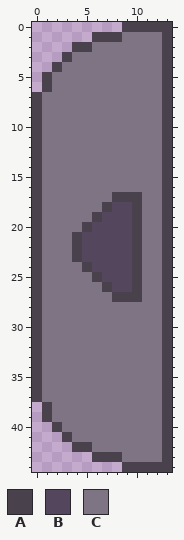
Two states of a pixel-art sprite, srcFolder/public/logButton.png. That is the earlier state.
The file is 140x450 pixels, drawn in blocks of 10x10; one block is one cell here.
Palette (. is transparent): A #49424d  B #54465d  C #7e7484
And afterwards:
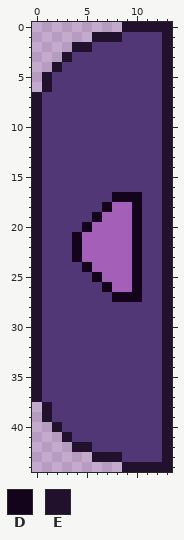
Colours new in this view: D #13041b  E #22112c
Difference:
@@ palette @@
-B #54465d
+B #a460b8
-C #7e7484
+C #523776
@@ x 0..13 @@
- 0 .........AAAAA
- 1 ......AAACCCCA
- 2 ....AACCCCCCCA
- 3 ...ACCCCCCCCCA
- 4 ..ACCCCCCCCCCA
- 5 .ACCCCCCCCCCCA
- 6 .ACCCCCCCCCCCA
- 7 ACCCCCCCCCCCCA
- 8 ACCCCCCCCCCCCA
- 9 ACCCCCCCCCCCCA
-10 ACCCCCCCCCCCCA
-11 ACCCCCCCCCCCCA
-12 ACCCCCCCCCCCCA
-13 ACCCCCCCCCCCCA
-14 ACCCCCCCCCCCCA
-15 ACCCCCCCCCCCCA
-16 ACCCCCCCCCCCCA
-17 ACCCCCCCAAACCA
-18 ACCCCCCABBACCA
-19 ACCCCCABBBACCA
-20 ACCCCABBBBACCA
-21 ACCCABBBBBACCA
-22 ACCCABBBBBACCA
-23 ACCCABBBBBACCA
-24 ACCCCABBBBACCA
-25 ACCCCCABBBACCA
-26 ACCCCCCABBACCA
-27 ACCCCCCCAAACCA
-28 ACCCCCCCCCCCCA
-29 ACCCCCCCCCCCCA
-30 ACCCCCCCCCCCCA
-31 ACCCCCCCCCCCCA
-32 ACCCCCCCCCCCCA
-33 ACCCCCCCCCCCCA
-34 ACCCCCCCCCCCCA
-35 ACCCCCCCCCCCCA
-36 ACCCCCCCCCCCCA
-37 ACCCCCCCCCCCCA
-38 .ACCCCCCCCCCCA
-39 .ACCCCCCCCCCCA
-40 ..ACCCCCCCCCCA
-41 ...ACCCCCCCCCA
-42 ....AACCCCCCCA
-43 ......AAACCCCA
-44 .........AAAAA
+ 0 .........EEEEE
+ 1 ......EEECCCCE
+ 2 ....EECCCCCCCE
+ 3 ...ECCCCCCCCCE
+ 4 ..ECCCCCCCCCCE
+ 5 .ECCCCCCCCCCCE
+ 6 .ECCCCCCCCCCCE
+ 7 ECCCCCCCCCCCCE
+ 8 ECCCCCCCCCCCCE
+ 9 ECCCCCCCCCCCCE
+10 ECCCCCCCCCCCCE
+11 ECCCCCCCCCCCCE
+12 ECCCCCCCCCCCCE
+13 ECCCCCCCCCCCCE
+14 ECCCCCCCCCCCCE
+15 ECCCCCCCCCCCCE
+16 ECCCCCCCCCCCCE
+17 ECCCCCCCDDDCCE
+18 ECCCCCCDBBDCCE
+19 ECCCCCDBBBDCCE
+20 ECCCCDBBBBDCCE
+21 ECCCDBBBBBDCCE
+22 ECCCDBBBBBDCCE
+23 ECCCDBBBBBDCCE
+24 ECCCCDBBBBDCCE
+25 ECCCCCDBBBDCCE
+26 ECCCCCCDBBDCCE
+27 ECCCCCCCDDDCCE
+28 ECCCCCCCCCCCCE
+29 ECCCCCCCCCCCCE
+30 ECCCCCCCCCCCCE
+31 ECCCCCCCCCCCCE
+32 ECCCCCCCCCCCCE
+33 ECCCCCCCCCCCCE
+34 ECCCCCCCCCCCCE
+35 ECCCCCCCCCCCCE
+36 ECCCCCCCCCCCCE
+37 ECCCCCCCCCCCCE
+38 .ECCCCCCCCCCCE
+39 .ECCCCCCCCCCCE
+40 ..ECCCCCCCCCCE
+41 ...ECCCCCCCCCE
+42 ....EECCCCCCCE
+43 ......EEECCCCE
+44 .........EEEEE
Where, in picture pixels (left, top, right, bottom), the same in both pictures:
changed: (32, 22, 172, 472)
